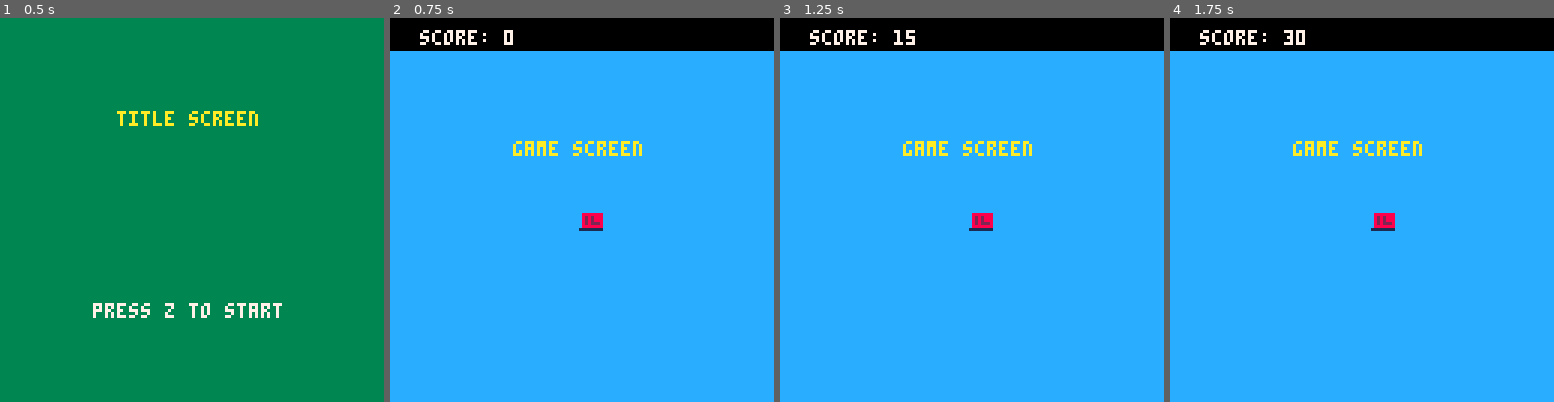
Above: before the commit, frames 1-4 (left to right).
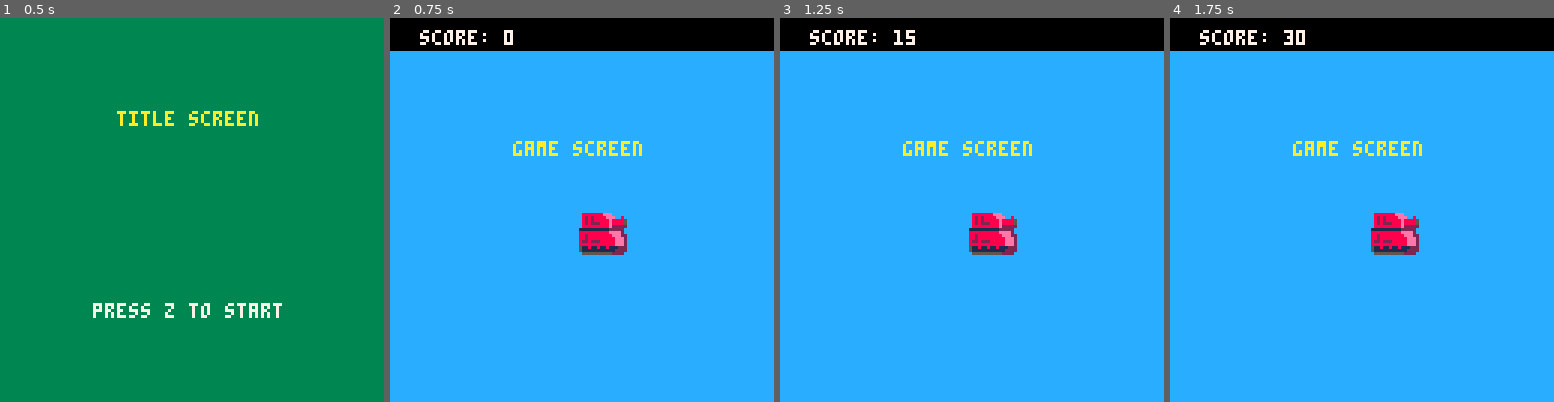
Above: after the commit, the same moments.

Repository: wbprice/pico-wars
Game: PICO-8 cartridge pico-wars.p8
Same seed, same stepped clock (60 frames per second), same inputs: the game is played once before the commit and once after it.
Inputs:
- Up to frame 1 (0.5 s): no input
- Up to frame 2 (0.75 s): tap O (Z key) at 0.7 s
- Up to frame 3 (1.25 s): no input
- Up to frame 4 (1.75 s): hold Right from 1.6 s (still down); tap O (Z key) at 1.7 s

Frame 1 is identical in both runs. In frame 2, 1.0% of the frame differs, in the area x 49-62%, y 50-62%; in frame 3, 1.0%; in frame 4, 1.0%.

Commit message:
increase character width

Diff:
--- a/pico-wars.p8
+++ b/pico-wars.p8
@@ -85,6 +85,9 @@
 -- draw player sprite
 function playerdraw()
 	spr(1, player.x, player.y)
+	spr(2, player.x + 8, player.y)
+	spr(17, player.x, player.y + 8)
+	spr(18, player.x + 8, player.y + 8)
 end
 
 -- library functions
